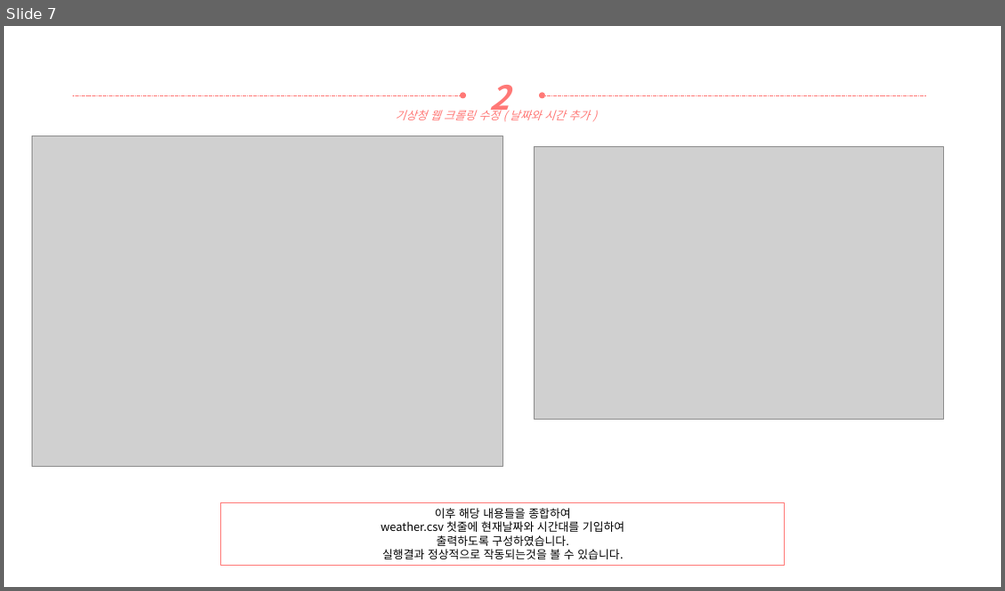
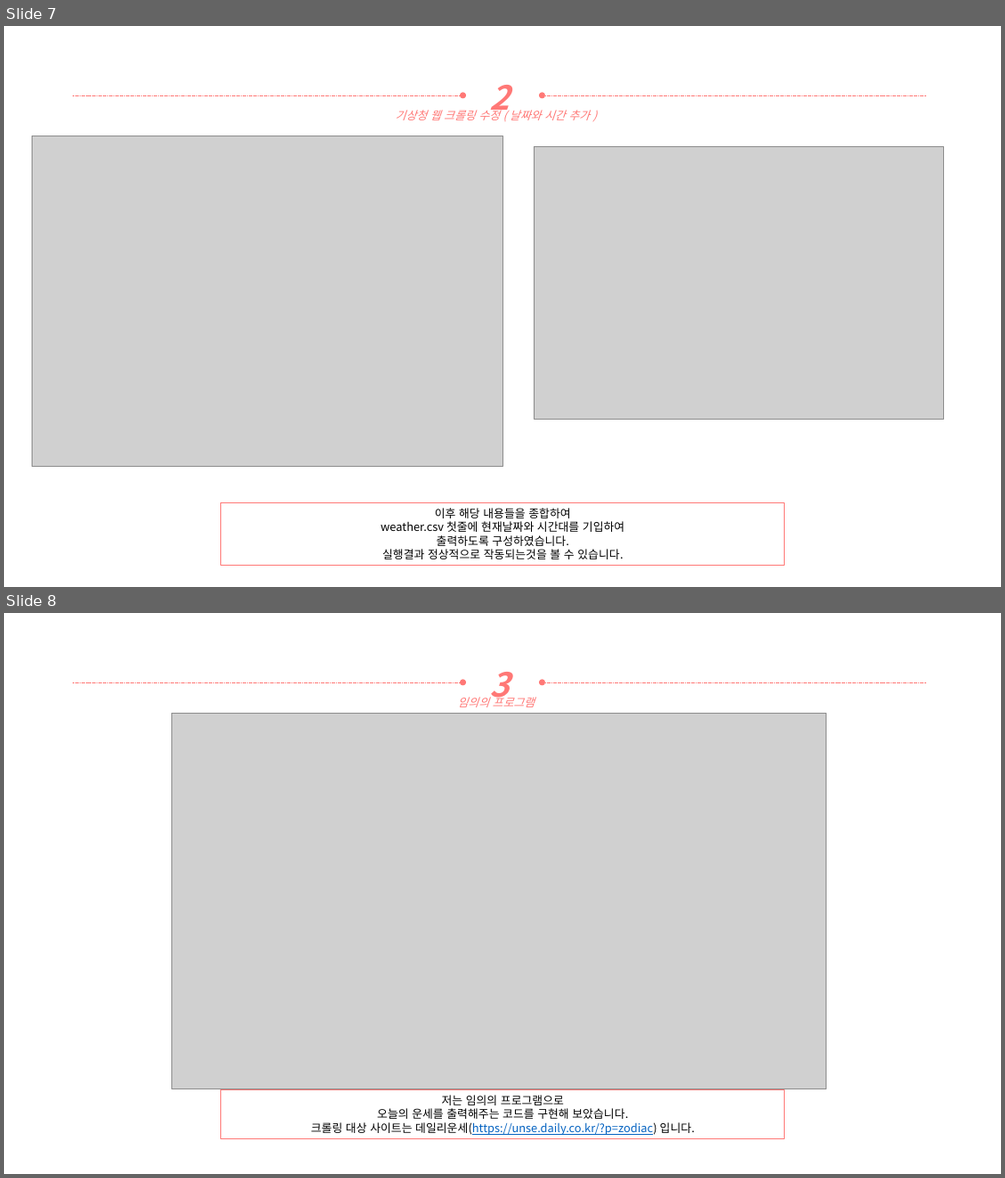
Before and after one commit to yooatom2200/Programing_Base_2, a slide deck: 3장/20164091-송희령-3주차 과제.pptx. Shown one above the other, each under a label of ours: slide 7 before the commit, slides 7 and 8 after it. The pictures are 1005x591 and 1005x1178 pixels, drawn with LibreOffice and Linux fonts; fonts in the diff are those of the drawing; grey boxes stand for pictures. Boxes give left, top, right and bottom in pixels: in the first picture for what was removed or moved away, otherwise in the second. Text is boxed around its words. In the diff, an @@ line names an element or a change of style, - is before the commit and + after.

```diff
--- a/3장/20164091-송희령-3주차 과제.pptx
+++ b/3장/20164091-송희령-3주차 과제.pptx
@@ slide 8 added at (4,613,1001,1174), background #FFFFFF @@
@@ arrow added from (73, 682) to (463, 682), #FF7876 0.5 pt dashed @@
@@ text added at (489,672,509,706), 32 pt, text #FF7876, bold, italic @@
+3
@@ arrow added from (926, 682) to (542, 682), #FF7876 0.5 pt dashed @@
@@ picture added at (171,714,825,1089) @@
@@ text added at (458,695,534,707), 11 pt, text #FF7876, italic @@
+임의의 프로그램
@@ rectangle added at (221,1089,785,1139), outline #FF7876 1 pt, 11 pt, text #000000 @@
+저는 임의의 프로그램으로
+오늘의 운세를 출력해주는 코드를 구현해 보았습니다.
+크롤링 대상 사이트는 데일리운세(https://unse.daily.co.kr/?p=zodiac) 입니다.
```
Also in this commit, not shown: 4 other slides added, 2 other files.
